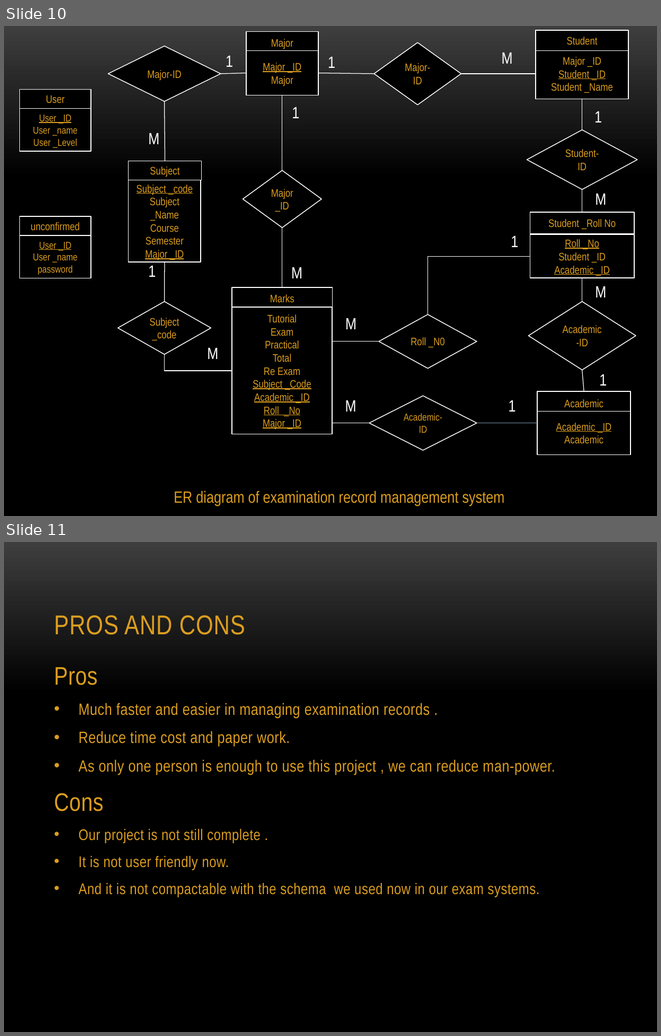
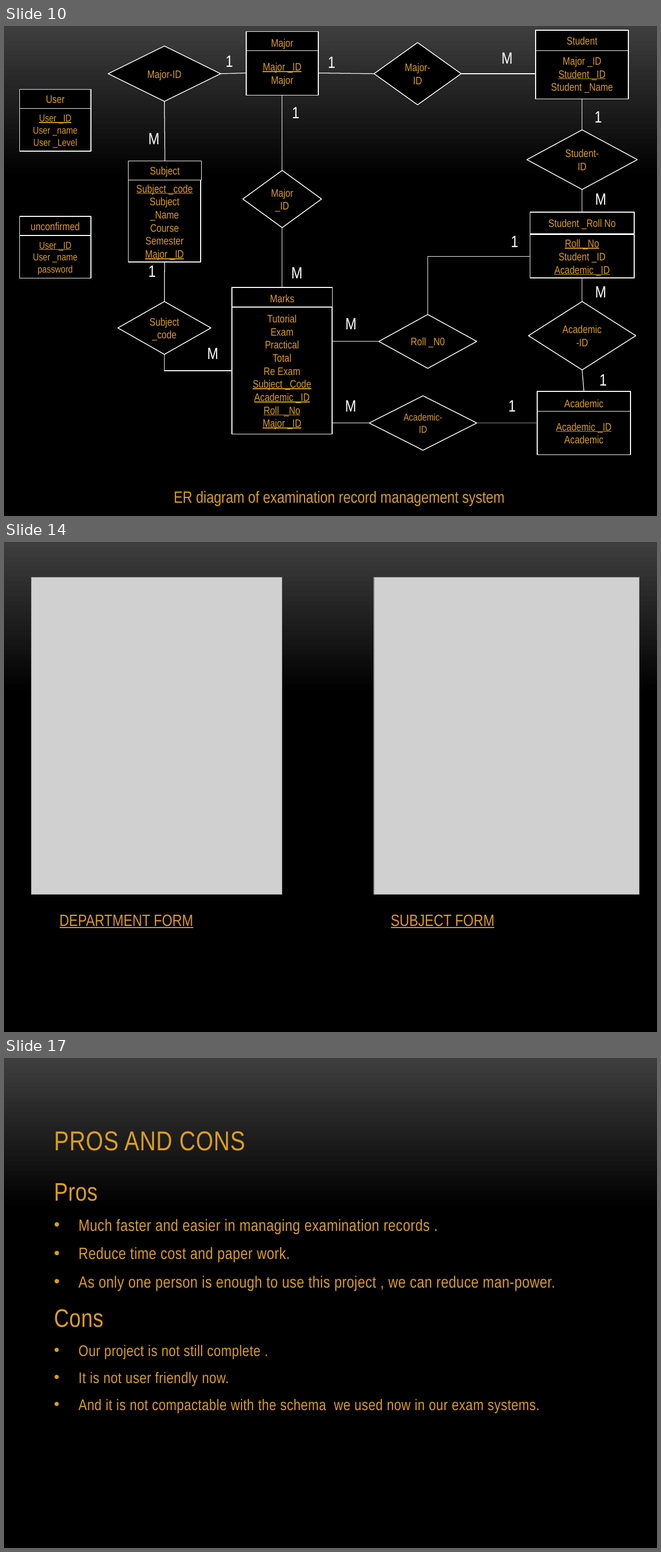
Before and after one commit to team7mit/ExamRecordQQ, a slide deck: Examination Record Management System.pptx. Shown one above the other, each under a label of ours: slides 10 and 11 before the commit, slides 10, 14 and 17 after it; the slides between them are not shown. The pictures are 661x1036 and 661x1552 pixels, drawn with LibreOffice and Linux fonts; fonts in the diff are those of the drawing; grey boxes stand for pictures; background and template pictures are left out. Boxes give left, top, right and bottom in pixels: in the first picture for what was removed or moved away, otherwise in the second. Text is boxed around its words. In the diff, an @@ line names an element or a change of style, - is before the commit and + after.

Commit message:
fds

```diff
--- a/Examination Record Management System.pptx
+++ b/Examination Record Management System.pptx
@@ slide 14 added at [4, 542, 657, 1032], background picture (left out) @@
@@ picture added at [32, 578, 282, 894] @@
@@ picture added at [374, 578, 639, 894] @@
@@ text added at [60, 914, 193, 928], 18 pt, text #DC9E1F, underline @@
+DEPARTMENT FORM
@@ text added at [391, 914, 494, 928], 18 pt, text #DC9E1F, underline @@
+SUBJECT FORM
@@ what was slide 11 is now slide 17 @@
```
Also in this commit, not shown: 5 other slides added.
